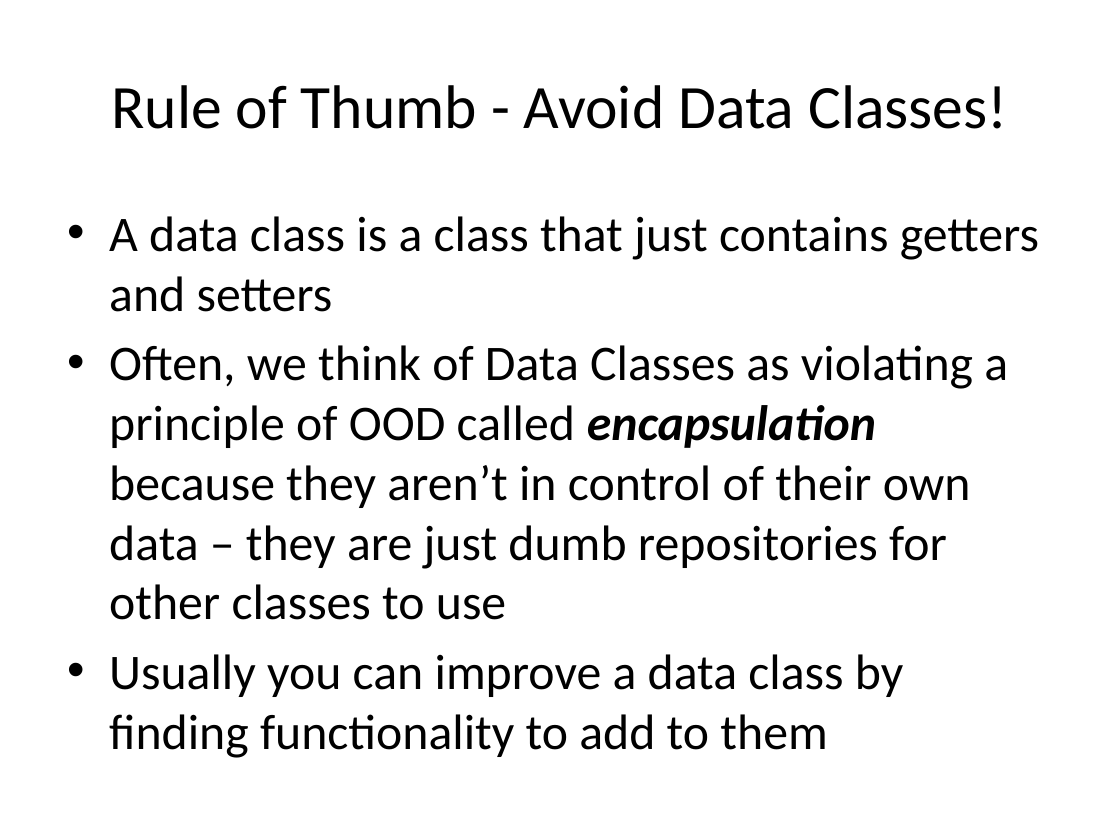
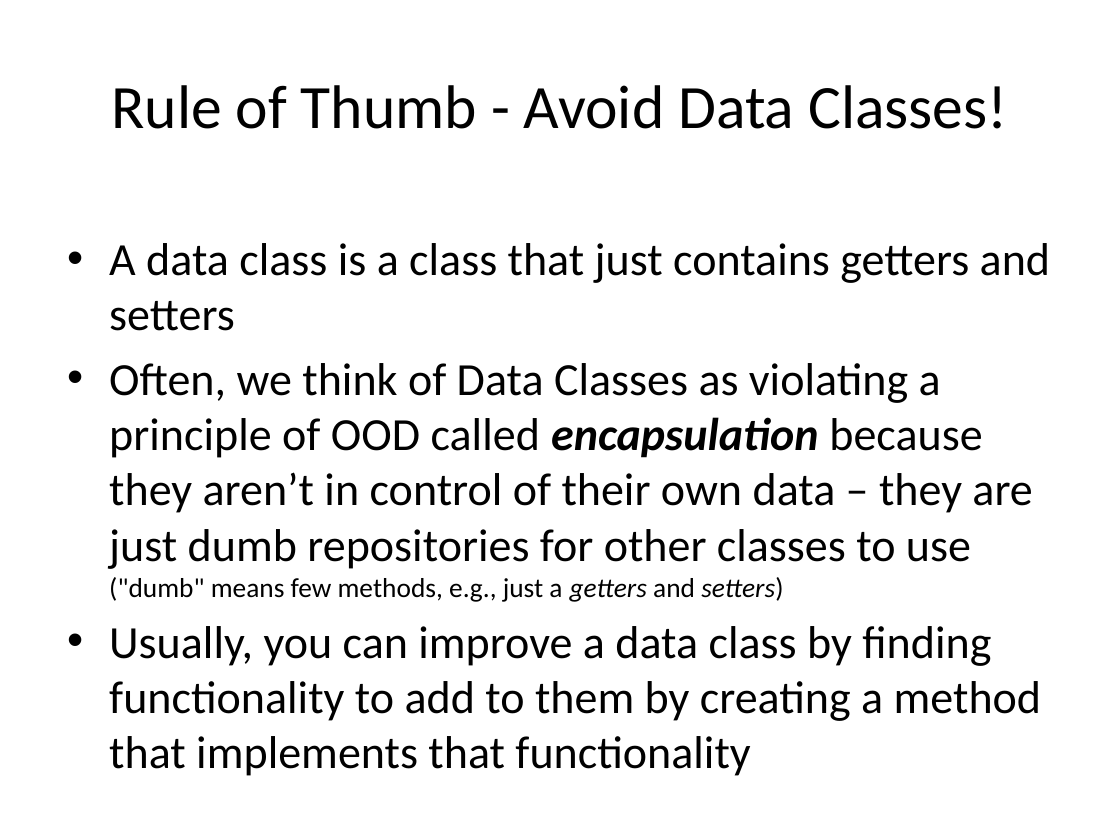
Before and after one commit to RHIT-CSSE/csse220, a slide deck: slide 25 of ClassMaterials/Encapsulation/Slides/Encapsulation.pptx. Drawn at 1120x840 pixels with LibreOffice and Linux fonts; fonts in the diff are those of the drawing. Boxes give left, top, right and bottom in pixels: in the first picture for what was removed or moved away, otherwise in the second. Text is boxed around its words. In the diff, an @@ line names an element or a change of style, - is before the commit and + after.

```diff
--- a/ClassMaterials/Encapsulation/Slides/Encapsulation.pptx
+++ b/ClassMaterials/Encapsulation/Slides/Encapsulation.pptx
@@ text "A data class is a ...": place and size @@
-text "A data class is a ..." at box(109, 216, 1039, 758)
+text "A data class is a ..." at box(109, 243, 1050, 776)
@@ text at box(109, 243, 1050, 331): size 32 to 29.6 pt in "A data class is a class that ..." @@
@@ text at box(109, 363, 1041, 776): text changed; size 32 to 29.6 pt @@
-• Often, we think of Data Classes as violating a principle of OOD called encapsulation because they aren’t in control of their own data – they are just dumb repositories for other classes to use
-• Usually you can improve a data class by finding functionality to add to them
+• Often, we think of Data Classes as violating a principle of OOD called encapsulation because they aren’t in control of their own data – they are just dumb repositories for other classes to use
+  ("dumb" means few methods, e.g., just a getters and setters)
+• Usually, you can improve a data class by finding functionality to add to them by creating a method that implements that functionality
```
Also in this commit, not shown: 18 other slides changed, 3 slides added, 3 slides removed.
